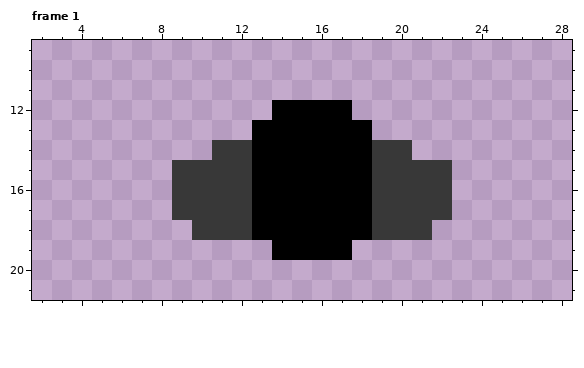
Pixel-art file: site/img/player.ase. Above: the version before the commit.
32x32 pixels, 2 frames. Shown: frame 1: x 2..28, y 9..21. The commit also changed other frames, which this record leaves out.
After the commit:
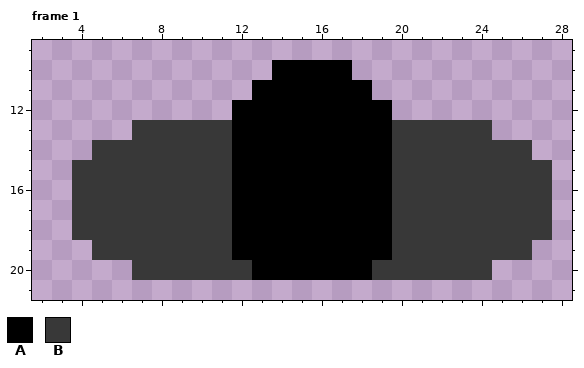
Palette (. is transparent): A #000000  B #383838
What changed:
Frame 1:
y 10: x 14..17 .... -> AAAA
y 11: x 13..18 ...... -> AAAAAA
y 12: x 12..13 .. -> AA; x 18..19 .. -> AA
y 13: x 7..12 ...... -> BBBBBA; x 19..24 ...... -> ABBBBB
y 14: x 5..10 ...... -> BBBBBB; x 12 B -> A; x 19 B -> A; x 21..26 ...... -> BBBBBB
y 15..17: x 4..8 ..... -> BBBBB; x 12 B -> A; x 19 B -> A; x 23..27 ..... -> BBBBB
y 18: x 4..9 ...... -> BBBBBB; x 12 B -> A; x 19 B -> A; x 22..27 ...... -> BBBBBB
y 19: x 5..13 ......... -> BBBBBBBAA; x 18..26 ......... -> AABBBBBBB
y 20: x 7..24 .................. -> BBBBBBAAAAAABBBBBB
Pixel boxes of the changes (left, top, right, bottom) in both pictures:
changed: (72, 60, 552, 280)
